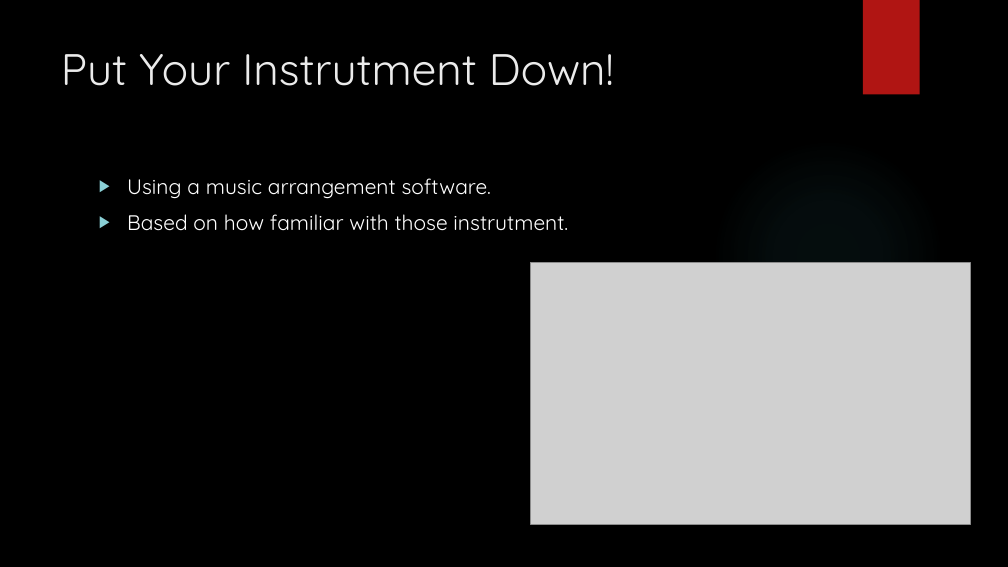
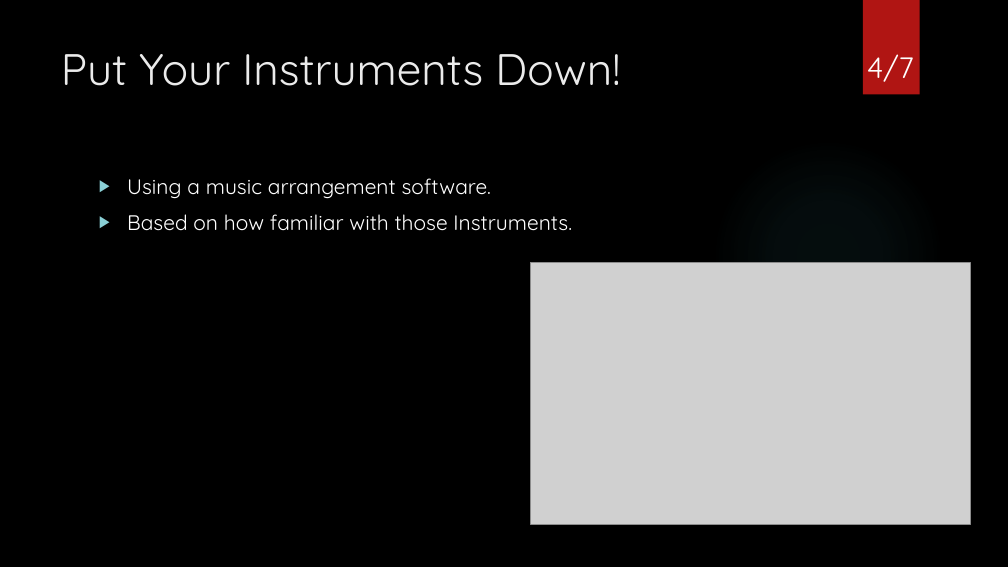
Before and after one commit to Johnny850807/BWS_IronMan, a slide deck: slide 4 of How easily to make a POP song.pptx (slide 5 before the commit). Drawn at 1008x567 pixels with LibreOffice and Linux fonts; fonts in the diff are those of the drawing; grey boxes stand for pictures; background and template pictures are left out. Boxes give left, top, right and bottom in pixels: in the first picture for what was removed or moved away, otherwise in the second. Text is boxed around its words. In the diff, an @@ line names an element or a change of style, - is before the commit and + after.

```diff
--- a/How easily to make a POP song.pptx
+++ b/How easily to make a POP song.pptx
@@ title at [61,54,620,86]: text changed @@
-Put Your Instrutment Down!
+Put Your Instruments Down!
@@ page number added at [867,54,914,82], 28 pt, text #FFFFFF @@
+4/7
@@ text at [127,214,572,231]: text changed @@
-▶ Based on how familiar with those instrutment.
+▶ Based on how familiar with those Instruments.
```
Also in this commit, not shown: 5 other slides changed, 1 slide removed.
